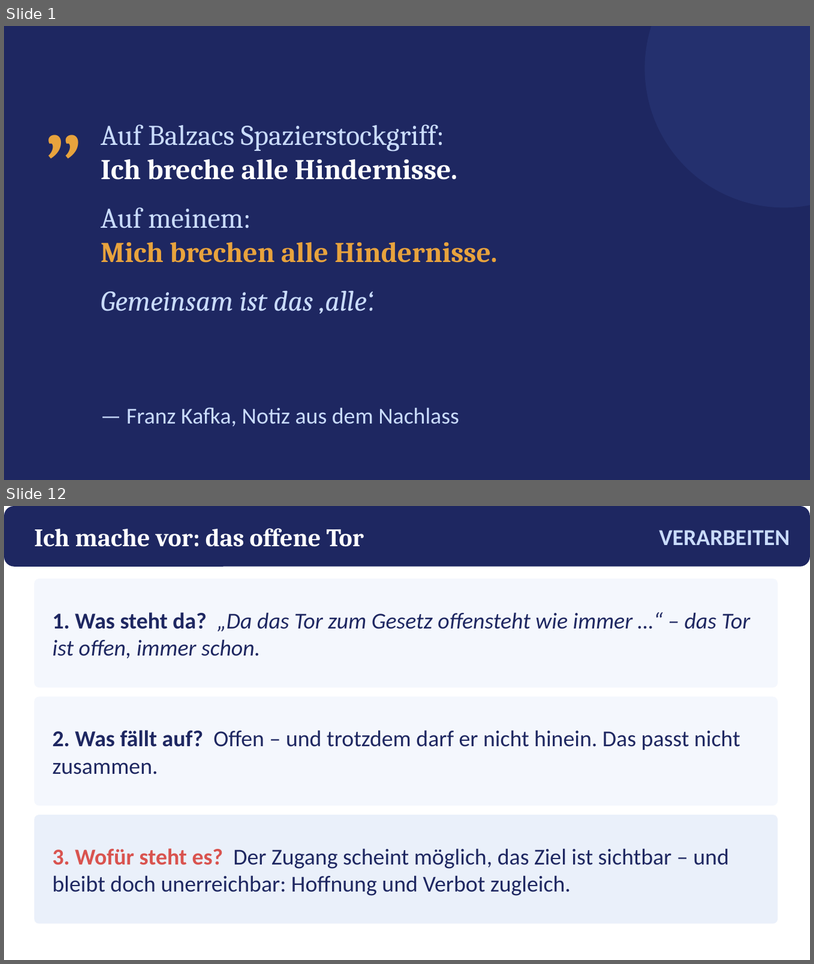
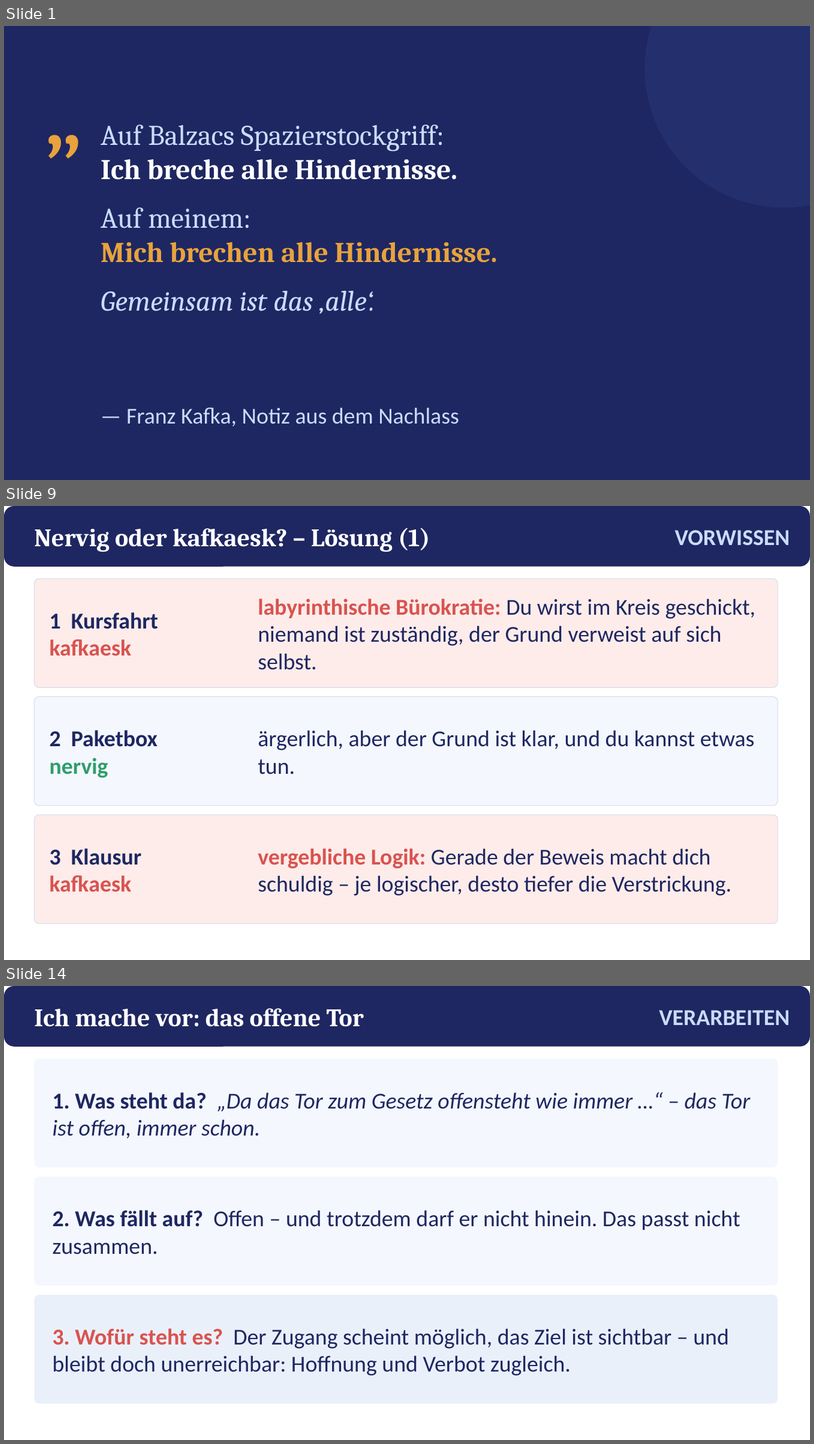
Before and after one commit to golzkonstantin-gif/Schule, a slide deck: Deutsch_11/Kafka_Vor_dem_Gesetz/Praesentation_Vor_dem_Gesetz.pptx. Shown one above the other, each under a label of ours: slides 1 and 12 before the commit, slides 1, 9 and 14 after it; the slides between them are not shown. The pictures are 814x964 and 814x1444 pixels, drawn with LibreOffice and Linux fonts; fonts in the diff are those of the drawing. Boxes give left, top, right and bottom in pixels: in the first picture for what was removed or moved away, otherwise in the second. Text is boxed around its words. In the diff, an @@ line names an element or a change of style, - is before the commit and + after.

```diff
--- a/Deutsch_11/Kafka_Vor_dem_Gesetz/Praesentation_Vor_dem_Gesetz.pptx
+++ b/Deutsch_11/Kafka_Vor_dem_Gesetz/Praesentation_Vor_dem_Gesetz.pptx
@@ slide 9 added at (4,506,810,960), background #FFFFFF @@
@@ rounded rectangle added at (4,506,810,567), fill #1E2761 @@
@@ text added at (34,528,430,552), 30 pt, text #FFFFFF, bold @@
+Nervig oder kafkaesk? – Lösung (1)
@@ text added at (675,530,791,546), 27 pt, text #CADCFC, bold @@
+VORWISSEN
@@ rounded rectangle added at (34,579,779,687), fill #FDECEA, outline #D5DCEC 0.75 pt @@
@@ text added at (50,612,158,656), 27 pt, text #1E2761, bold @@
+1 Kursfahrt
+kafkaesk
@@ text added at (258,598,756,670), 27 pt, text #1E2761 @@
+labyrinthische Bürokratie: Du wirst im Kreis geschickt, niemand ist zuständig, der Grund verweist auf sich selbst.
@@ rounded rectangle added at (34,697,779,805), fill #F4F7FD, outline #D5DCEC 0.75 pt @@
@@ text added at (50,730,158,778), 27 pt, text #1E2761, bold @@
+2 Paketbox
+nervig
@@ text added at (258,730,755,774), 27 pt, text #1E2761 @@
+ärgerlich, aber der Grund ist klar, und du kannst etwas tun.
@@ rounded rectangle added at (34,814,779,924), fill #FDECEA, outline #D5DCEC 0.75 pt @@
@@ text added at (50,848,142,892), 27 pt, text #1E2761, bold @@
+3 Klausur
+kafkaesk
@@ text added at (258,848,732,895), 27 pt, text #1E2761 @@
+vergebliche Logik: Gerade der Beweis macht dich schuldig – je logischer, desto tiefer die Verstrickung.
@@ what was slide 12 is now slide 14 @@
```
Also in this commit, not shown: 8 slides changed, 9 other slides added, 10 slides removed, 13 other files.
